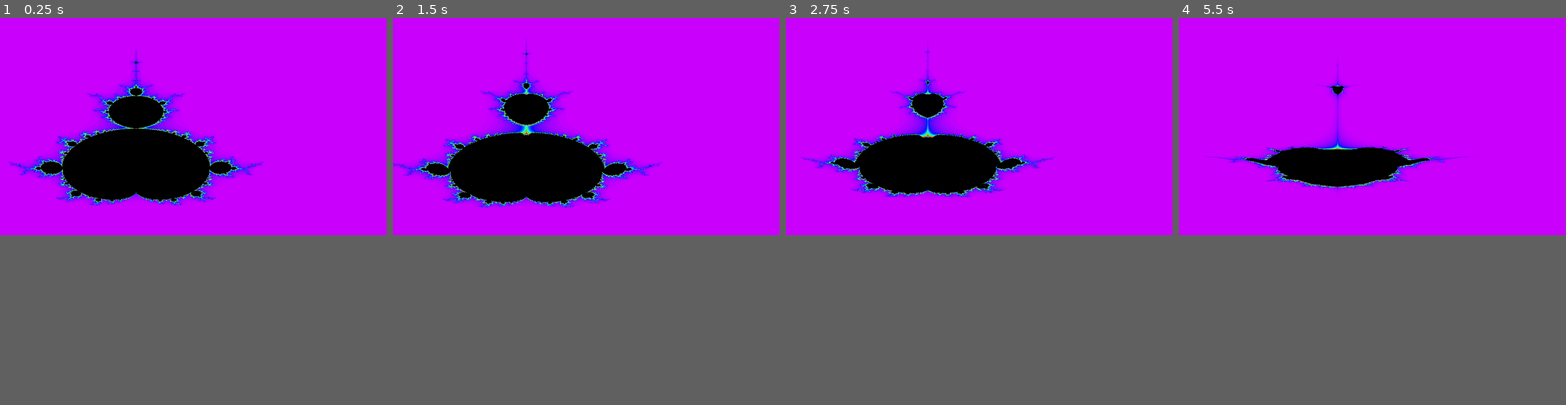
Above: before the commit, frames 1-4 (left to right).
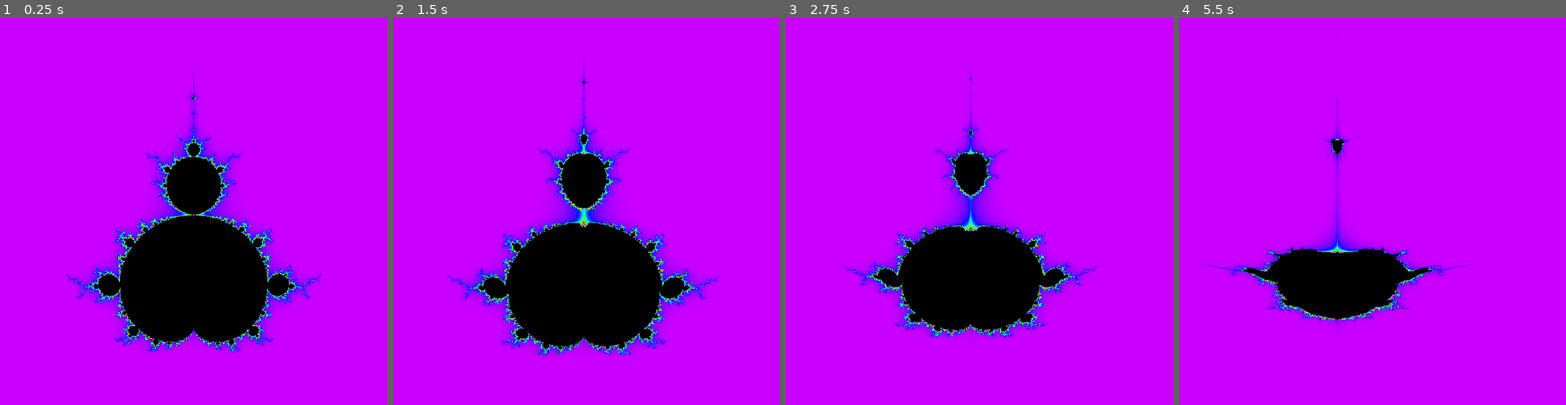
Above: after the commit, the same moments.

Repository: acerix/MandleDance
Game: Godot game, scene res://canvas.tscn
Two runs of this game, one before a commit and one after it. Both use one fixed random seed, a clock stepped at 60 frames per second and the inputs below.
Inputs:
- Up to frame 1 (0.25 s): no input
- Up to frame 2 (1.5 s): no input
- Up to frame 3 (2.75 s): no input
- Up to frame 4 (5.5 s): no input
In our replay, the window is 799x449 before the commit and 800x800 after it. These sizes can differ from the game's own. Grey fills any space a smaller window leaves; there, only what the larger window draws over its background counts as a difference.

The runs differ from the first frame. In frame 1, 25% of the frame differs, in the area x 2-84%, y 7-87%; in frame 2, 26%, in the area x 0-85%, y 5-88%; in frame 3, 20%; in frame 4, 12%.

Commit message:
Optimize settings for fullscreen shader canvas

Diff:
--- a/canvas.gd
+++ b/canvas.gd
@@ -20,7 +20,7 @@
 	var f2 = 1.3 * sin(theta / 16)
 	var f4 = 3 * sin(theta / 96)
 	var zoom = 0.2 * f1 * f2 * f3 * f4 + sin(delta) / 8
-	p.x = 0.5 * cos(theta / 101) * cos(theta / 103)
+	p.x = 0.5 * sin(theta / 101) * sin(theta / 103)
 	p.y = -0.75 + 0.5 * sin(theta / 101) * sin(theta / 104) + sin(theta) / 32
 	var two = 2.0 + tan(theta / 64)
 	$".".material.set("shader_parameter/position", p)
--- a/canvas.gdshader
+++ b/canvas.gdshader
@@ -2,9 +2,8 @@
 
 uniform int iteration_limit = 256;
 uniform vec2 position = vec2(0, -0.75);
-uniform float zoom: hint_range(0, 15) = 1;
+uniform float zoom: hint_range(0, 15) = 0.2;
 uniform float ratio = 1;
-uniform float now = 3;
 uniform float two = 2.0;
 uniform sampler2D palette_image;
 
@@ -28,7 +27,8 @@
 
 vec3 palette(vec4 m) {
 	int color_count = textureSize(palette_image, 0).x - 1;
-	if (m.w == 1.0) {
+	// if (m.w == 1.0) { // floating-point comparison may not be true
+	if (abs(m.w - 1.0) < 0.0001) { // approximate but predictable
 		return texelFetch(palette_image, ivec2(0, 0), 0).rgb;
 	}
 	vec3 color1 = texelFetch(palette_image, ivec2(1 + int(m.z) % color_count, 0), 0).rgb;
--- a/canvas.tscn
+++ b/canvas.tscn
@@ -8,9 +8,8 @@
 shader = ExtResource("1_kjx0r")
 shader_parameter/iteration_limit = 500
 shader_parameter/position = Vector2(0, -0.75)
-shader_parameter/zoom = 1.0
+shader_parameter/zoom = 0.2
 shader_parameter/ratio = 1.0
-shader_parameter/now = 1.0
 shader_parameter/two = 2.0
 shader_parameter/palette_image = ExtResource("2_j16xo")
 
@@ -21,5 +20,7 @@
 anchor_bottom = 1.0
 grow_horizontal = 2
 grow_vertical = 2
+size_flags_horizontal = 3
+size_flags_vertical = 3
+color = Color(0.411765, 0, 0.411765, 1)
 script = ExtResource("3_n3t7b")
-metadata/_edit_group_ = true
--- a/project.godot
+++ b/project.godot
@@ -11,15 +11,51 @@
 [application]
 
 config/name="Mandeldance"
+config/description="A dancer animation of the Mandelbrot Set."
 config/version="0.0.2"
 run/main_scene="res://canvas.tscn"
 config/features=PackedStringArray("4.4", "Forward Plus")
+boot_splash/bg_color=Color(0.411765, 0, 0.411765, 1)
+boot_splash/show_image=false
+boot_splash/use_filter=false
+boot_splash/image="uid://bhehwn4m3du1j"
 config/icon="uid://bhehwn4m3du1j"
+config/tags=PackedStringArray("shader", "template")
+
+[debug]
+
+settings/physics_interpolation/enable_warnings=false
 
 [display]
 
+window/size/viewport_width=1024
+window/size/viewport_height=1024
 window/size/mode=4
+window/stretch/mode="canvas_items"
+window/stretch/aspect="ignore"
+window/handheld/orientation=6
+window/vsync/vsync_mode=0
+
+[editor]
+
+version_control/plugin_name="GitPlugin"
+version_control/autoload_on_startup=true
+
+[gui]
+
+fonts/dynamic_fonts/use_oversampling=false
+
+[internationalization]
+
+rendering/root_node_auto_translate=false
 
 [rendering]
 
+textures/canvas_textures/default_texture_filter=0
 textures/vram_compression/import_etc2_astc=true
+shader_compiler/shader_cache/strip_debug=true
+shading/overrides/force_vertex_shading=true
+shading/overrides/force_lambert_over_burley=true
+textures/default_filters/use_nearest_mipmap_filter=true
+textures/default_filters/anisotropic_filtering_level=1
+anti_aliasing/screen_space_roughness_limiter/enabled=false
Binary file changed: pallete.png
Binary file changed: screenshot.png
